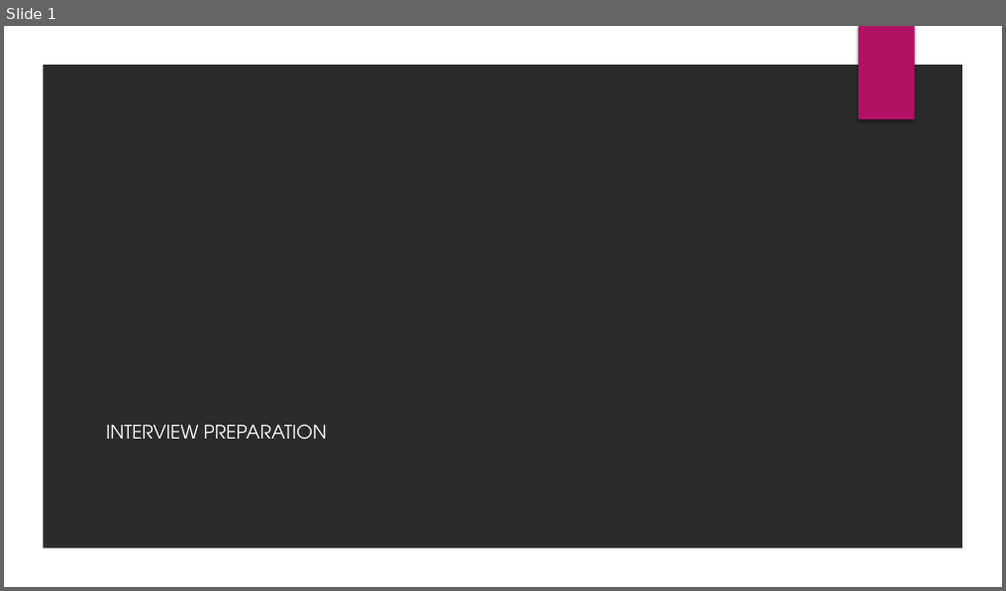
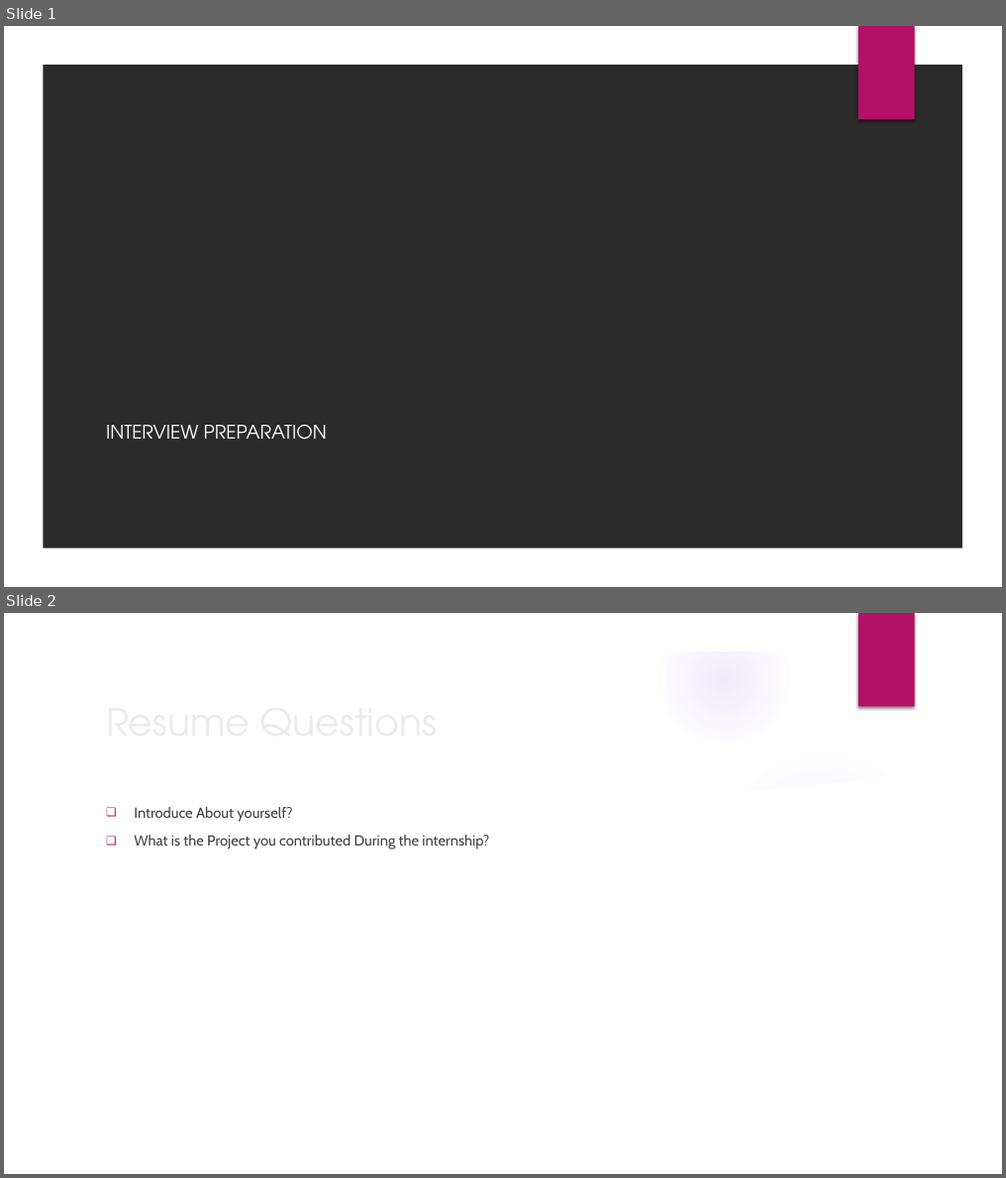
Before and after one commit to VISHWASAII/Interview-Preparation, a slide deck: Interview-Preperation/Interview-Preperation/Interview preperation.pptx. Shown one above the other, each under a label of ours: slide 1 before the commit, slides 1 and 2 after it. The pictures are 1006x591 and 1006x1178 pixels, drawn with LibreOffice and Linux fonts; fonts in the diff are those of the drawing; background and template pictures are left out; a plain dark background stands for a picture behind light text. Boxes give left, top, right and bottom in pixels: in the first picture for what was removed or moved away, otherwise in the second. Text is boxed around its words. In the diff, an @@ line names an element or a change of style, - is before the commit and + after.

```diff
--- a/Interview-Preperation/Interview-Preperation/Interview preperation.pptx
+++ b/Interview-Preperation/Interview-Preperation/Interview preperation.pptx
@@ slide 2 added at bbox=[4, 613, 1002, 1174], background picture (left out); not listed: 2 template elements that a slide beside it also shows @@
@@ title added at bbox=[98, 692, 816, 750], 36 pt, text #EBEBEB @@
+Resume Questions
@@ group added at bbox=[4, 614, 971, 1174]: 5 ellipses, 2 freeform shapes @@
@@ text added at bbox=[134, 807, 489, 850], 14 pt, text #404040 @@
+❑ Introduce About yourself?
+❑ What is the Project you contributed During the internship?
```
Also in this commit, not shown: 55 other files.
